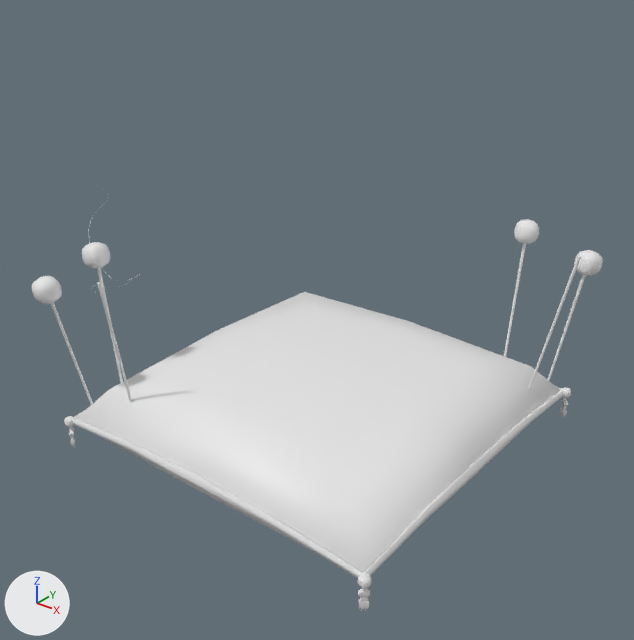
The FBX model Procedural Map Generation/Assets/AmbientAssets/IslandModels/Level.Almofada.fbx, before and after one commit.
Before and after are seen from a camera (50 mm lens) standing at (42.8, -54.7, 41.6) and looking at (0.5, -1.8, 8.8). Arrows for +X, +Y and +Z are at lower left; the lights stay in place. The picture after the commit comes second. Where no turn or scale is listed for an object, it has been applied to the vertices.

The older version as bpy lines, for what is in view:
```python
me_cube_001 = bpy.data.meshes.new('Cube.001')
me_cube_001.from_pydata(...)  # 2430 vertices, 2319 faces; spans x -17.9..17.5, y -18.8..18.4, z -6.3..23.4
me_cube_001.materials.append(mat_material_001)  # white #e7e7e7
ob_almofada = bpy.data.objects.new('Almofada', me_cube_001)
ob_almofada.location = (0.0, 0.0, 0.0)
```
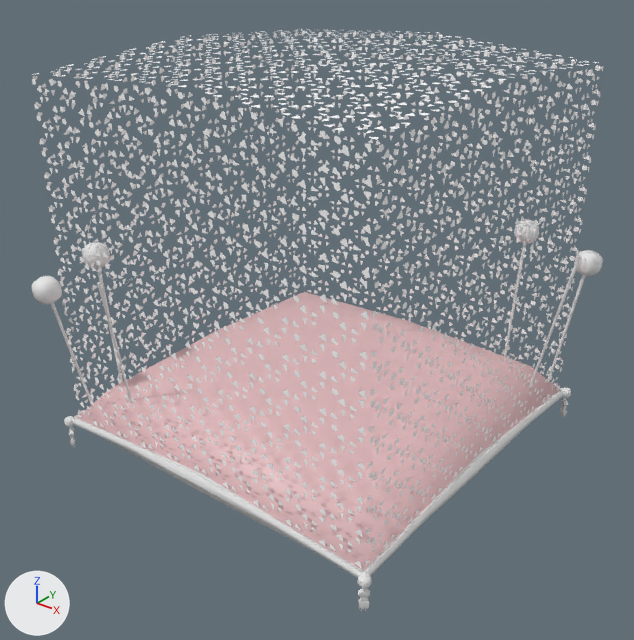
Edits to the scene script, one JSON object a line:
```json
{"op": "add", "block": "img_wallpattern_png", "code": ["img_wallpattern_png = load_image('WallPattern.png', '../../ShaderGraph/ShaderGraphs/WallPattern.png', 512, 512, 'Non-Color')"]}
{"op": "add", "block": "mat_floor", "code": ["mat_floor = principled_material('Floor')", "mat_floor.base_color = (0.8, 0.515, 0.532)  # pink #e7bec1"]}
{"op": "add", "block": "mat_wall", "code": ["mat_wall = bpy.data.materials.new('Wall')", "# uses the picture img_wallpattern_png"]}
{"block": "me_cube_001", "where": "me_cube_001.from_pydata(...)  # 2430 vertices, 2319 faces; spans x -17.9..17.5, y -18.8..18.4, z -6.3..23.4"}
{"block": "me_cube_001", "where": "# used by ob_almofada; location = (0.0, 0.0, 0.0)"}
{"block": "me_cube_001", "change": "me_cube_001 part 1"}
{"block": "me_cube_001", "change": "96 faces are deleted"}
{"block": "me_cube_001", "change": "96 new faces join them, mat_material_001 (white #e7e7e7)"}
{"block": "me_cube_001", "change": "me_cube_001 part 2: 20 faces spanning x -15.8..15.8, y -15.8..15.8, z -0.5..3.8 switch from mat_material_001 (white #e7e7e7) to mat_floor (pink #e7bec1)"}
{"op": "add", "block": "me_cube_006", "code": ["me_cube_006 = bpy.data.meshes.new('Cube.006')", "me_cube_006.from_pydata(...)  # 561 vertices, 540 faces; spans x -15.8..15.8, y -15.8..15.8, z -0.5..30.6", "me_cube_006.materials.append(mat_wall)"]}
{"op": "add", "block": "ob_wall_008", "code": ["ob_wall_008 = bpy.data.objects.new('Wall.008', me_cube_006)", "ob_wall_008.location = (0.0, 0.0, 0.0)"]}
```

Pixel boxes [x1, y1, x2, y2] of what changed, in the pictures (634 x 640 px; the box of a moved part takes in the faces that stretch with it):
```json
{"object": "Wall.008", "change": "added", "after": [32, 29, 603, 568]}
{"part": 1, "of": "me_cube_001", "change": "moved or reshaped", "before": [73, 386, 564, 578], "after": [73, 386, 564, 578]}
{"part": 2, "of": "me_cube_001", "change": "recoloured", "before": [77, 292, 560, 571], "after": [77, 292, 560, 571], "on screen": "white to pink"}
```
